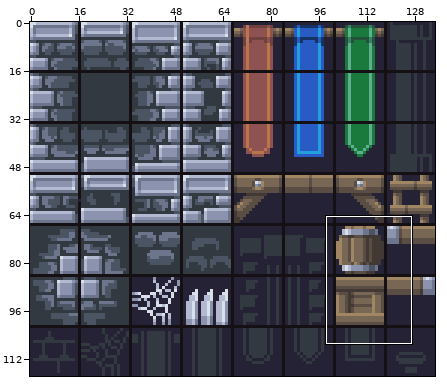
Edited in one commit: sprite sheet (images/insidetilemap.png). Above, an overview of the earlier version with the close-up marked.
Close-up. Before the commit:
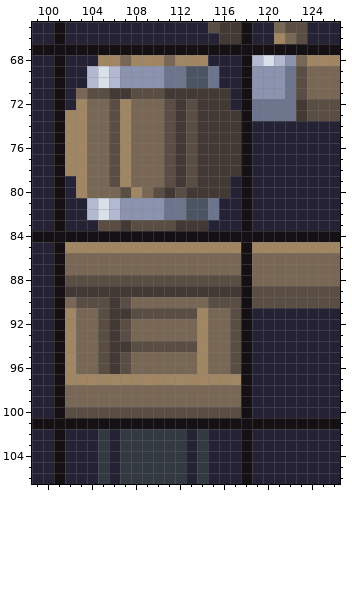
The file is 135x118 pixels. Shown: x 99..126, y 65..106.
The same view after the edit:
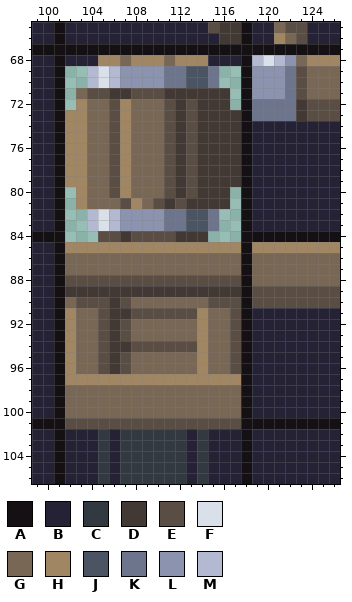
Palette (. is transparent): A #141013  B #242234  C #333941  D #423934  E #5a4e44  F #dae0ea  G #796755  H #a08662  J #4a5462  K #6d758d  L #8b93af  M #b3b9d1
What changed:
Colour A gives way to colour D in row 84 at x 107 and 112 to 114.
Colour B gives way to colour D in row 79 at x 117; in row 81 at x 116.
Colour E gives way to colour D in row 80 at x 112.
Colour J gives way to colour D in row 81 at x 113 to 114.
Colour K gives way to colour D in row 81 at x 111 and 115.
Colour A gives way to colour E in row 84 at x 105 to 106 and 108 to 111; in row 101 at x 102 to 117.
Colour D gives way to colour E in row 80 at x 111 and 113.
Colour G gives way to colour E in row 80 at x 106.
Colour K gives way to colour E in row 81 at x 112.
Colour L gives way to colour E in row 81 at x 107 and 110.
Colour E gives way to colour F in row 83 at x 105.
Colour E gives way to colour G in row 80 at x 110; in row 100 at x 102 to 117.
Colour F gives way to colour G in row 81 at x 105.
Colour H gives way to colour G in row 80 at x 108.
Colour L gives way to colour G in row 81 at x 109.
Colour M gives way to colour G in row 81 at x 104 and 106.
Colour B gives way to colour H in row 79 at x 102; in row 81 at x 103.
Colour E gives way to colour H in row 80 at x 107.
Colour L gives way to colour H in row 81 at x 108.
Colour D gives way to colour J in row 83 at x 113 to 114.
Colour B gives way to colour K in row 83 at x 115.
Colour D gives way to colour K in row 83 at x 112.
Colour E gives way to colour K in row 83 at x 111.
Colour D gives way to colour L in row 83 at x 107.
Colour E gives way to colour L in row 83 at x 108 to 110.
Colour B gives way to colour M in row 83 at x 104.
Colour E gives way to colour M in row 83 at x 106.
Colour A is removed in row 84 at x 102 to 104 and 115 to 117.
Colour B is removed in rows 69 to 70 at x 102 to 103 and 116 to 117; in rows 71 to 72 at x 102 and 117; in rows 80 to 81 at x 102 and 117; in rows 82 to 83 at x 102 to 103 and 116 to 117.
Changed places in both close-ups, as pixel boxes (x1, y1, x2, y2):
erased: (65, 66, 87, 110)
erased: (219, 66, 241, 110)
changed: (65, 176, 241, 242)
changed: (65, 407, 241, 429)
